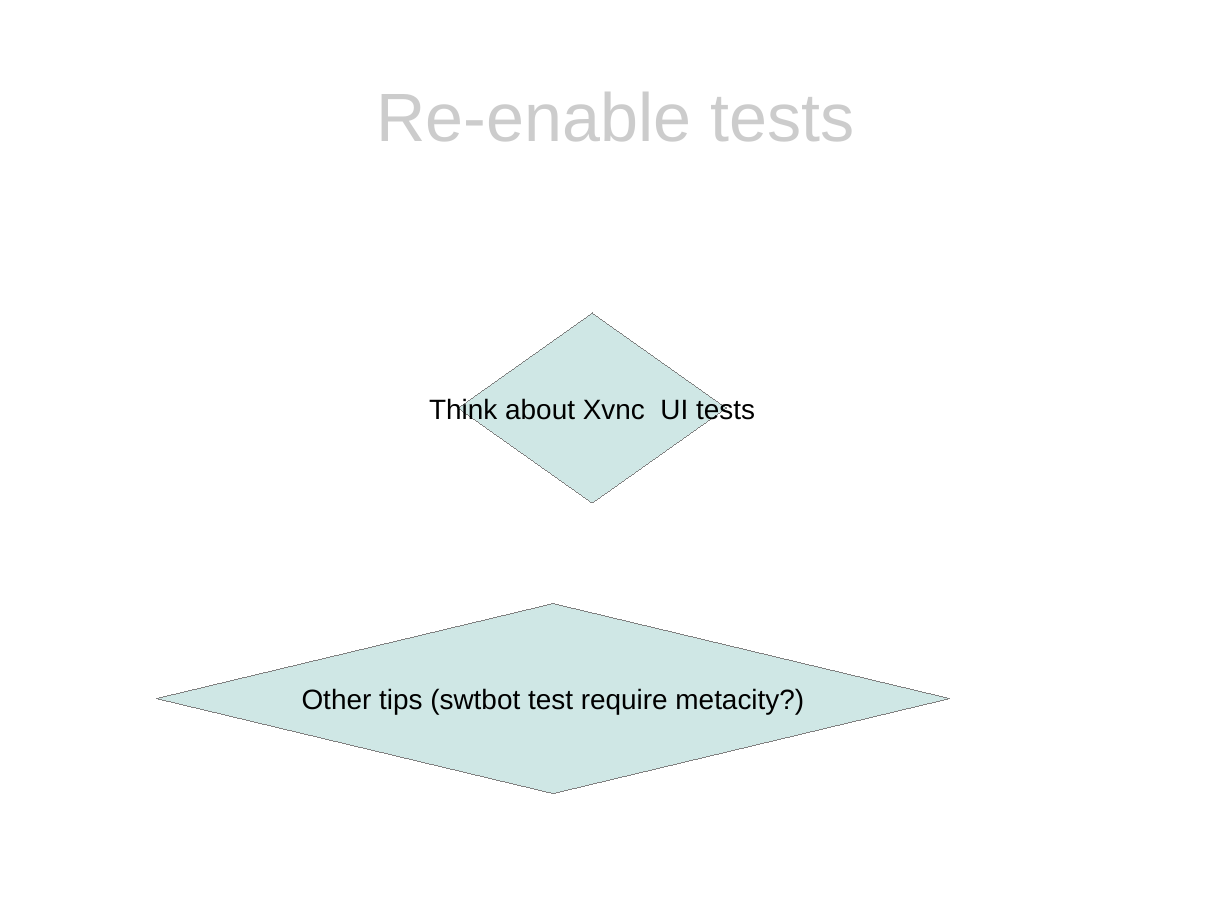
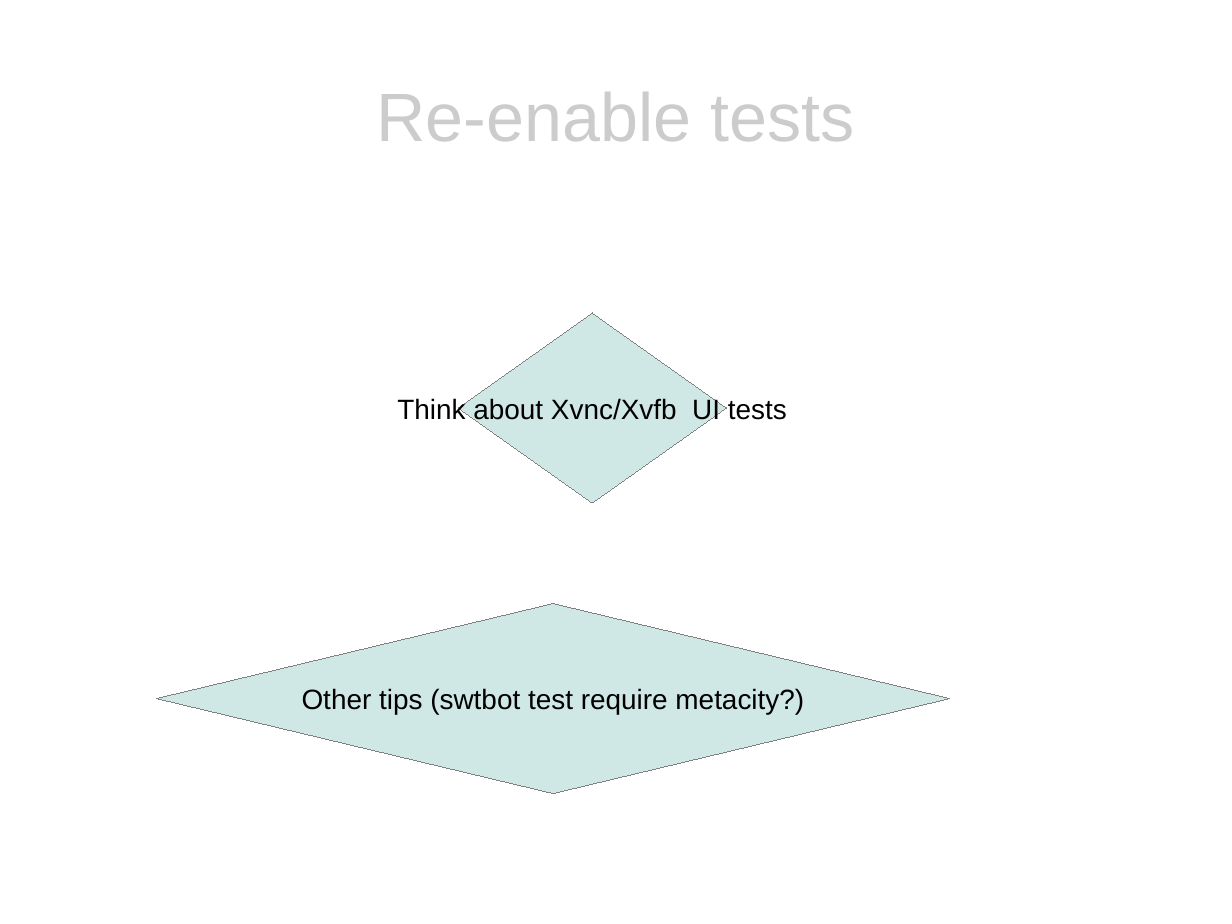
Before and after one commit to eclipse/recommenders, a slide deck: slide 11 of presentation/presentation.odp. Drawn at 1232x924 pixels with LibreOffice and Linux fonts; fonts in the diff are those of the drawing. Boxes give left, top, right and bottom in pixels: in the first picture for what was removed or moved away, otherwise in the second. Text is boxed around its words. In the diff, an @@ line names an element or a change of style, - is before the commit and + after.

```diff
--- a/presentation/presentation.odp
+++ b/presentation/presentation.odp
@@ text in diamond at [397, 397, 787, 424]: text changed @@
-Think about Xvnc UI tests
+Think about Xvnc/Xvfb UI tests
```
Also in this commit, not shown: 5 other slides changed, 11 other files.
